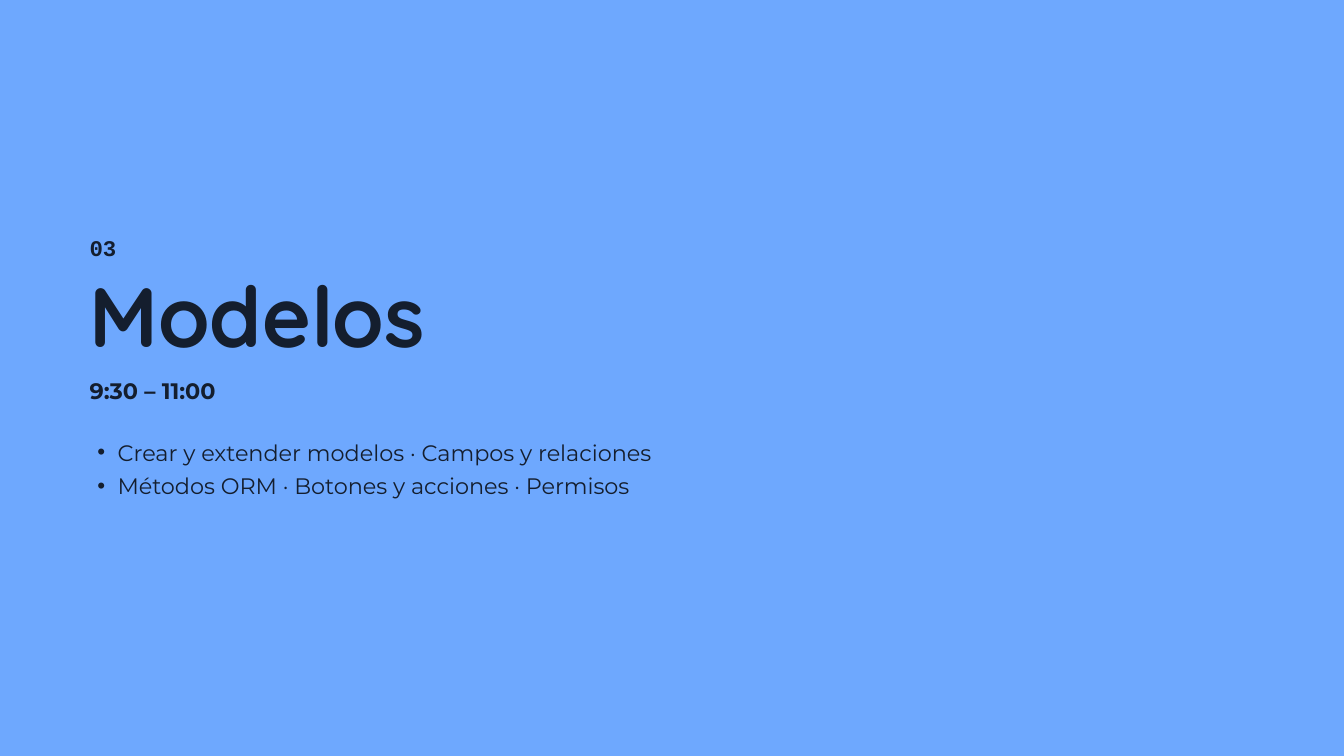
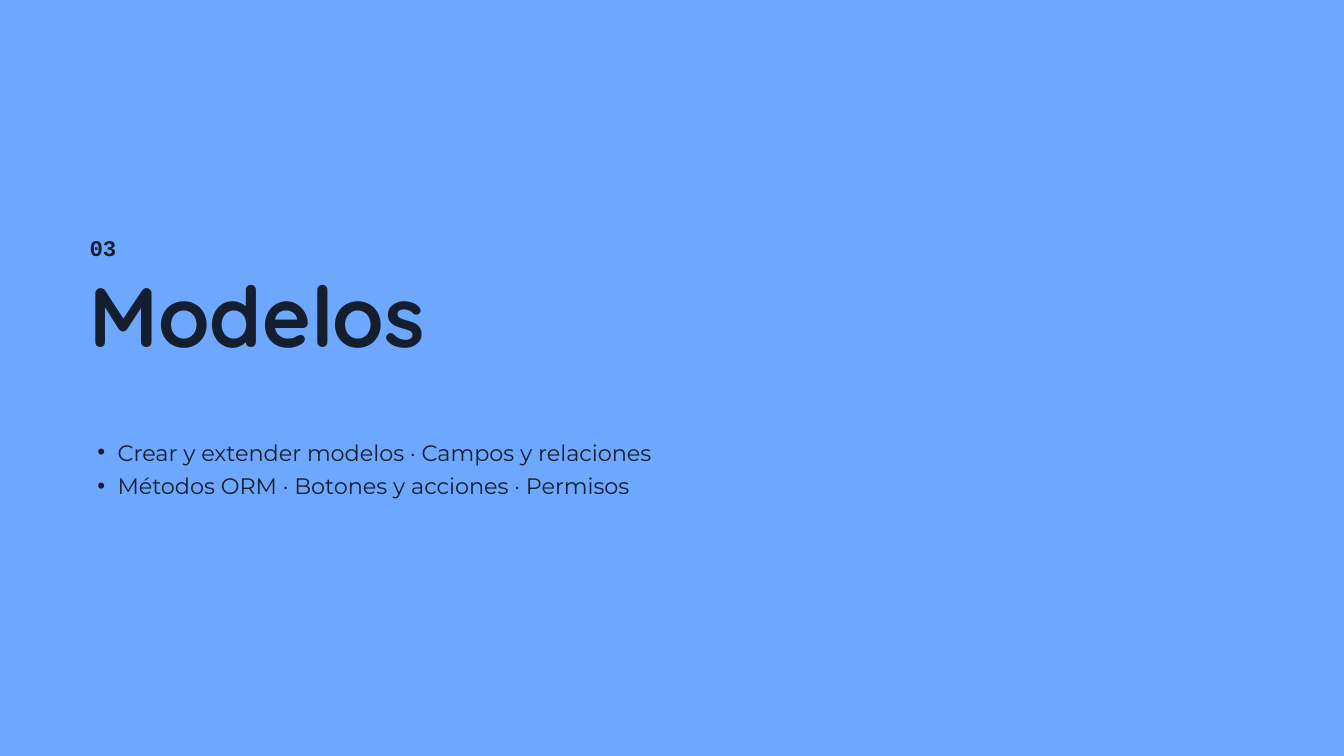
Before and after one commit to danieorellana/training, a slide deck: slide 10 of Capacitación técnica básica en Odoo — RG Ingenieros.pptx. Drawn at 1344x756 pixels with LibreOffice and Linux fonts; fonts in the diff are those of the drawing. Boxes give left, top, right and bottom in pixels: in the first picture for what was removed or moved away, otherwise in the second. Text is boxed around its words. In the diff, an @@ line names an element or a change of style, - is before the commit and + after.

```diff
--- a/Capacitación técnica básica en Odoo — RG Ingenieros.pptx
+++ b/Capacitación técnica básica en Odoo — RG Ingenieros.pptx
@@ text removed at [90,383,216,400] @@
-9:30 – 11:00
```
Also in this commit, not shown: 10 other slides changed.
